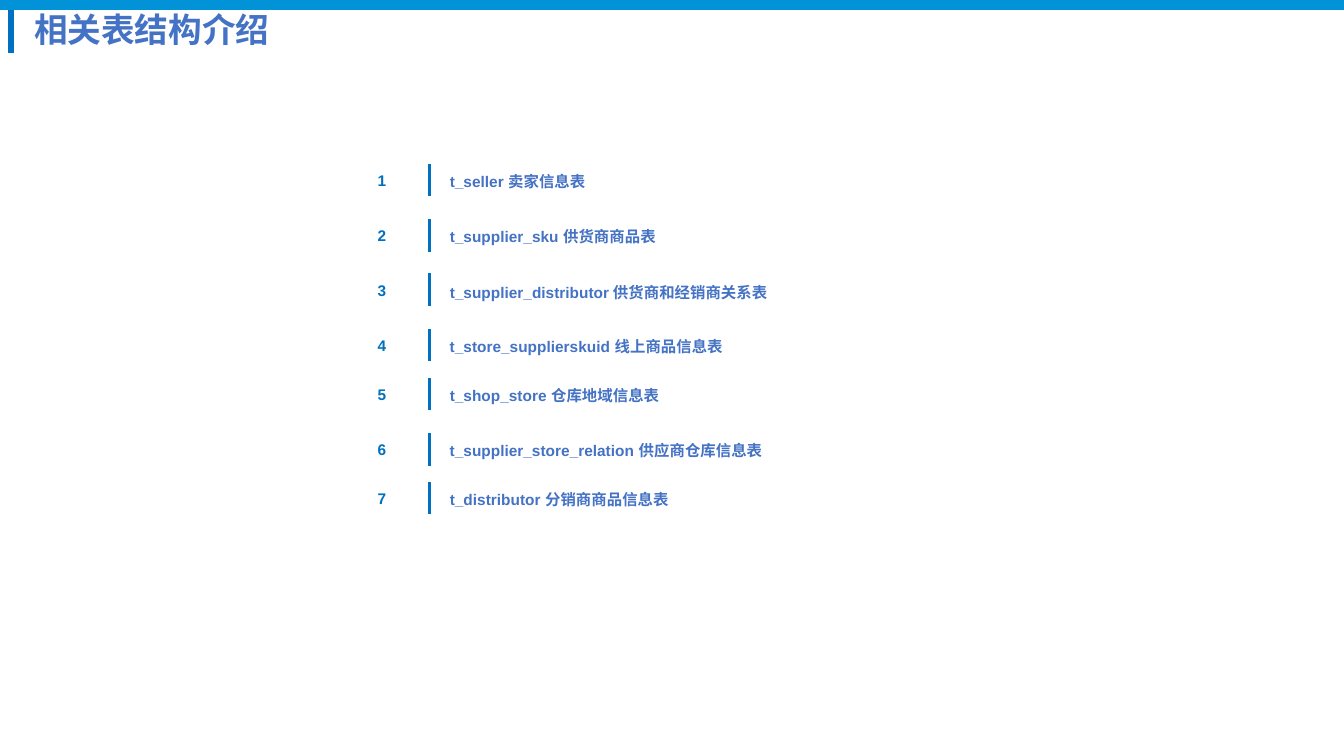
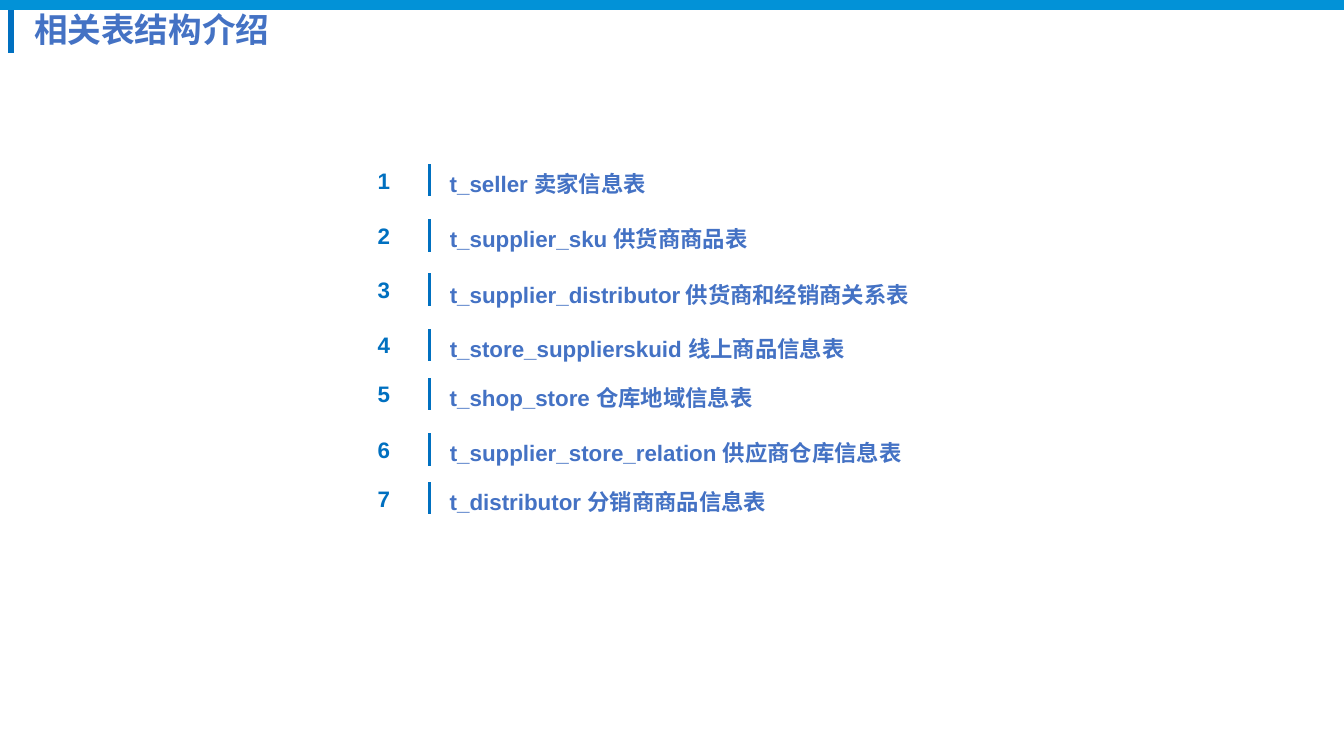
Before and after one commit to xklnew/Go-000, a slide deck: slide 10 of Week01/分销平台商品系统简介.pptx. Drawn at 1344x756 pixels with LibreOffice and Linux fonts; fonts in the diff are those of the drawing; background and template pictures are left out. Boxes give left, top, right and bottom in pixels: in the first picture for what was removed or moved away, otherwise in the second. Text is boxed around its words. In the diff, an @@ line names an element or a change of style, - is before the commit and + after.

```diff
--- a/Week01/分销平台商品系统简介.pptx
+++ b/Week01/分销平台商品系统简介.pptx
@@ size 11 to 16 pt in 14 elements at (450, 284, 909, 308), (378, 442, 390, 458), (378, 491, 390, 507), (378, 173, 390, 189), (378, 228, 390, 244), (378, 282, 390, 299), (378, 337, 390, 353), (378, 386, 390, 403), (450, 173, 646, 195), (450, 228, 748, 252), (450, 387, 752, 411), (450, 491, 767, 513), (450, 338, 844, 362), (450, 442, 902, 466) @@
```
Also in this commit, not shown: 11 other slides changed, 1 slide added, 10 other files.
